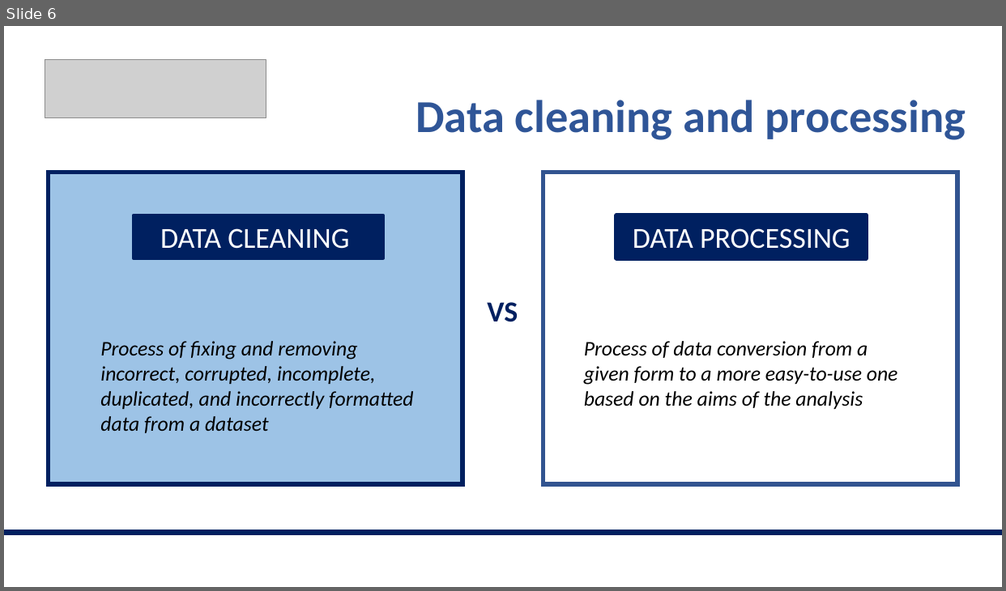
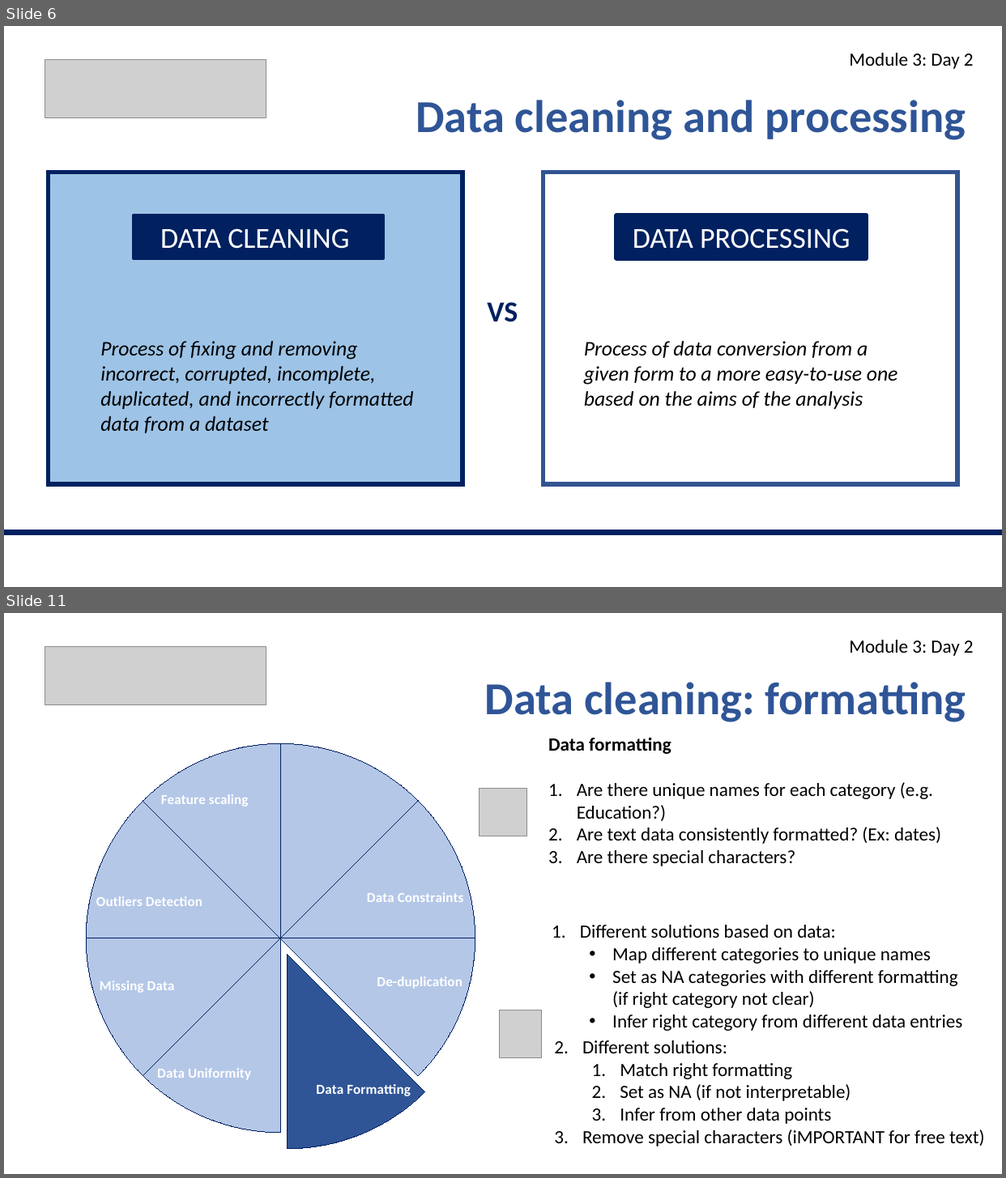
Before and after one commit to valegiunchiglia/2022-Module3-ImperialCollege, a slide deck: Day2/Day2.pptx. Shown one above the other, each under a label of ours: slide 6 before the commit, slides 6 and 11 after it; the slides between them are not shown. The pictures are 1006x591 and 1006x1178 pixels, drawn with LibreOffice and Linux fonts; fonts in the diff are those of the drawing; grey boxes stand for pictures. Boxes give left, top, right and bottom in pixels: in the first picture for what was removed or moved away, otherwise in the second. Text is boxed around its words. In the diff, an @@ line names an element or a change of style, - is before the commit and + after.

```diff
--- a/Day2/Day2.pptx
+++ b/Day2/Day2.pptx
@@ slide 11 added at (4,613,1002,1174), background #FFFFFF @@
@@ picture added at (45,647,266,705) @@
@@ text added at (849,640,974,656), 18 pt, text #000000 @@
+Module 3: Day 2
@@ text added at (485,682,965,722), 44 pt, text #2F5597, bold @@
+Data cleaning: formatting
@@ pie chart added at (4,693,637,1174) @@
+categories: Irrelevant data and data structure, Data Constraints, De-duplication, Data Formatting, Data Uniformity, Missing Data, Outliers Detection, Feature scaling
+Series 1: 12, 12, 12, 12, 12, 12, 12, 12, -
@@ text added at (577,782,941,867), 18 pt, text #000000 @@
+Data formatting
+1. Are there unique names for each category (e.g. Education?)
+2. Are text data consistently formatted? (Ex: dates)
+3. Are there special characters?
@@ picture added at (479,789,527,837) @@
@@ text added at (580,925,962,1031), 18 pt, text #000000 @@
+  1. Different solutions based on data:
+    • Map different categories to unique names
+    • Set as NA categories with different formatting (if right category not clear)
+    • Infer right category from different data entries
@@ picture added at (499,1011,541,1059) @@
@@ text added at (582,1041,984,1147), 18 pt, text #000000 @@
+  2. Different solutions:
+    1. Match right formatting
+    2. Set as NA (if not interpretable)
+    3. Infer from other data points
+  3. Remove special characters (iMPORTANT for free text)
@@ slide 6 changed as well @@
@@ text added at (849,53,974,69), 18 pt, text #000000 @@
+Module 3: Day 2
```
Also in this commit, not shown: 6 other slides changed, 8 other slides added, 2 other files.
